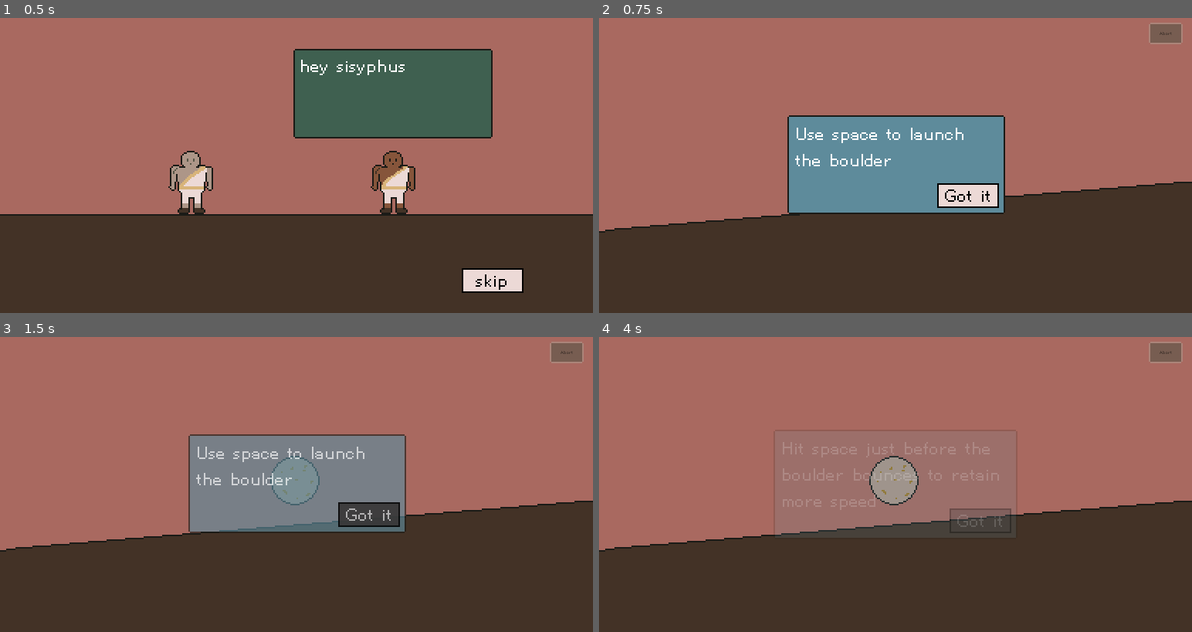
Above: before the commit, frames 1-4 (two rows, left to right).
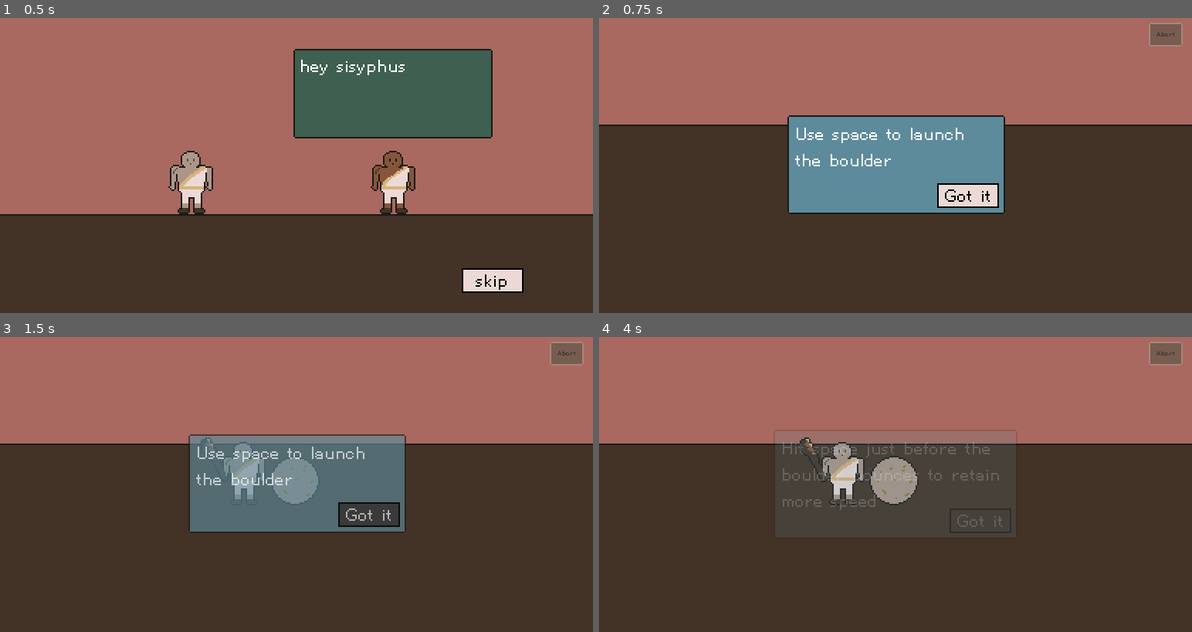
Above: after the commit, the same moments.

Repository: nolenroyalty/sisyphus-needs-a-nap
Game: Godot game, scene res://Intro/Intro.tscn
Two runs of this game, one before a commit and one after it. Both use one fixed random seed, a clock stepped at 60 frames per second and the inputs below.
Inputs:
- Up to frame 1 (0.5 s): no input
- Up to frame 2 (0.75 s): click "skip" at 0.5 s
- Up to frame 3 (1.5 s): click "Got it" at 1.25 s
- Up to frame 4 (4 s): click "Abort" at 2 s; click "Abort" at 2.75 s; click "Got it" at 3.5 s

Frame 1 is identical in both runs. In frame 2, 18% of the frame differs, in the area x 0-100%, y 4-73%; in frame 3, 26%; in frame 4, 27%.

Commit message:
wire up most achievements

Diff:
--- a/Flight/Flight.gd
+++ b/Flight/Flight.gd
@@ -1,6 +1,9 @@
 extends Node2D
 
+# I would fail someone in an interview if they chose names like this, but I'm
+# the boss now.
 var achievementDisplay = preload("res://UI/AchievementDisplay.tscn")
+var achievementShower = preload("res://UI/AchievementShower.tscn")
 
 export var GRAVITY = 120
 export var MAX_GRAVITY = 300
@@ -30,7 +33,6 @@
 onready var player = $Launch/Player
 onready var audioStreamPlayer : AudioStreamPlayer2D = $Boulder/BouncePlayer
 onready var bottom_bar : FlightBottomBar = $FlightBottomBar
-# onready var achievement_display = $AchievementDisplay
 
 enum SUPERBOUNCE_STATE {NONE, BOUNCING}
 enum SOUNDS { LAUNCH, BOUNCE, SUPERBOUNCE, PARACHUTE, SLINGSHOT, LAVA }
@@ -98,14 +100,22 @@
 	play_sound(SOUNDS.LAVA)
 
 func freeze_and_display_scores(aborted):
+	launch_state = LAUNCH_STATE.FROZEN
+	boulder.stop_animating()
+	var achievement_shower = achievementShower.instance()
+	add_child(achievement_shower)
+	# Avoid a race where maybe_display_achievements returns immediately,
+	# before we yield to its signal
+	achievement_shower.call_deferred("maybe_display_achievements")
+	yield(achievement_shower, "no_achievements_are_displayed")
+	achievement_shower.queue_free()
 	scoreScreen.set_title(aborted)
-	launch_state = LAUNCH_STATE.FROZEN
 	scoreScreen.tween_scores(flightscore.max_height(),
 	 flightscore.max_distance(),
 	 flightscore.duration())
 	scoreScreen.visible = true
 	flightscore.reset_scores(boulder)
-	boulder.stop_animating()
+
 	State.launch_day += 1
 
 func handle_abort():
@@ -114,7 +124,9 @@
 
 func handle_fact_display_gone():
 	launch_state = LAUNCH_STATE.AWAITING_LAUNCH
-	print("achievement display showing")
+	# If we just hide and show the achievement display the text for it doesn't
+	# show up but its collision boxes do? Worth debugging to understand godot
+	# but just instancing every time seems to fix it.
 	achievement_display = achievementDisplay.instance()
 	add_child(achievement_display)
 
@@ -127,9 +139,6 @@
 	_ignore = boulder.connect("boulder_clicked", self, "handle_boulder_clicked")
 	_ignore = text_display.connect("no_facts_are_displayed", self, "handle_fact_display_gone")
 
-	# Make it easy to move the boulder around for testing purposes and then snap it
-	# back to where it needs to be when we aren't testing
-	# boulder.position = Vector2(-1230, 448)
 	set_positions_for_current_block_height()
 
 	oil_remaining = State.oil_level
--- a/Flight/Flight.tscn
+++ b/Flight/Flight.tscn
@@ -1,11 +1,10 @@
-[gd_scene load_steps=19 format=2]
-
-[ext_resource path="res://Prototype Sprites/launch-prototype.png" type="Texture" id=1]
+[gd_scene load_steps=18 format=2]
+
+[ext_resource path="res://Flight/Sprites/launch-final.png" type="Texture" id=1]
 [ext_resource path="res://Boulder/Boulder.tscn" type="PackedScene" id=2]
 [ext_resource path="res://Terrain/SlopeGentle.tscn" type="PackedScene" id=3]
 [ext_resource path="res://Flight/Flight.gd" type="Script" id=4]
 [ext_resource path="res://UI/ScoreModal.tscn" type="PackedScene" id=5]
-[ext_resource path="res://Prototype Sprites/player-prototype.png" type="Texture" id=6]
 [ext_resource path="res://Flight/Platform.tscn" type="PackedScene" id=7]
 [ext_resource path="res://Terrain/SlopeModerate.tscn" type="PackedScene" id=8]
 [ext_resource path="res://Terrain/Flat.tscn" type="PackedScene" id=9]
@@ -31,7 +30,7 @@
 [node name="TextDisplay" parent="." instance=ExtResource( 17 )]
 
 [node name="Boulder" parent="." instance=ExtResource( 2 )]
-position = Vector2( 2367, 33 )
+position = Vector2( -1229, 448 )
 
 [node name="Camera2D" type="Camera2D" parent="Boulder"]
 position = Vector2( 1, 2 )
@@ -53,12 +52,6 @@
 texture = ExtResource( 1 )
 centered = false
 
-[node name="PlayerOld" type="Sprite" parent="Launch"]
-visible = false
-position = Vector2( 256, 476 )
-z_index = 1
-texture = ExtResource( 6 )
-
 [node name="PrimarySlope" type="StaticBody2D" parent="Launch"]
 collision_layer = 2
 
@@ -212,6 +205,13 @@
 margin_bottom = 798.0
 color = Color( 0.262745, 0.196078, 0.14902, 1 )
 
+[node name="ColorRect34" type="ColorRect" parent="Filler"]
+margin_left = 142.0
+margin_top = 796.0
+margin_right = 3218.0
+margin_bottom = 1169.0
+color = Color( 0.262745, 0.196078, 0.14902, 1 )
+
 [node name="ColorRect7" type="ColorRect" parent="Filler"]
 margin_left = 2958.0
 margin_top = 102.0
--- a/Flight/FlightScore.gd
+++ b/Flight/FlightScore.gd
@@ -7,6 +7,7 @@
 var distance = 0
 var height = 0
 var duration_in_frames = 0
+const LITTLE_REST_ACHIEVEMENT_DURATION = 15 * 60
 
 func reset_scores(boulder : Boulder):
 	distance = boulder.position.x
@@ -23,6 +24,10 @@
 	height = max(height, boulder.determine_height_above_ground())
 	duration_in_frames += 1
 
+	# This should clearly not be hardcoded, but meh
+	if duration_in_frames == LITTLE_REST_ACHIEVEMENT_DURATION:
+		State.achieve_if_we_havent_yet(State.ACHIEVEMENTS.A_LITTLE_REST)
+
 func max_distance():
 	return (distance - starting_x)
 
--- a/State/State.gd
+++ b/State/State.gd
@@ -67,6 +67,7 @@
 func achievement_was_displayed(achievement):
 	achievement_state[achievement] = ACHIEVEMENT_STATE.ALREADY_ACHIEVED
 	emit_signal("achievement_was_displayed", achievement)
+	rest += achievement_reward(achievement)
 
 func achievements_to_display():
 	var achievements_to_display = []
@@ -82,7 +83,7 @@
 		ACHIEVEMENTS.INTO_CAVE:
 			return "Explorer"
 		ACHIEVEMENTS.CAVE_BOTTOM:
-			return "Echo (echo) (echo)"
+			return "Echo Echo"
 		ACHIEVEMENTS.PASSED_CAVE:
 			return "Long Distance"
 		ACHIEVEMENTS.INTO_LAVA:
@@ -99,7 +100,7 @@
 func achievement_description(achievement):
 	match achievement:
 		ACHIEVEMENTS.A_LITTLE_REST:
-			return "Make 250 calmness from a single launch"
+			return "Achieve a launch duration of at least 15 seconds"
 		ACHIEVEMENTS.INTO_CAVE:
 			return "Enter the cave"
 		ACHIEVEMENTS.CAVE_BOTTOM:
@@ -147,4 +148,4 @@
 	for achievement in ACHIEVEMENTS.values():
 		achievement_state[achievement] = ACHIEVEMENT_STATE.NOT_YET_ACHIEVED
 
-	achievement_state[ACHIEVEMENTS.A_LITTLE_REST] = ACHIEVEMENT_STATE.ALREADY_ACHIEVED
+	# achievement_state[ACHIEVEMENTS.A_LITTLE_REST] = ACHIEVEMENT_STATE.JUST_ACHIEVED
--- a/Terrain/Lava.gd
+++ b/Terrain/Lava.gd
@@ -14,7 +14,7 @@
 
 func passed_lava(_b):
 	print("Passed Lava")
-	State.achieve_if_we_havent_yet(State.ACHIEVEMENTS.PAST_LAVA)
+	State.achieve_if_we_havent_yet(State.ACHIEVEMENTS.PASSED_LAVA)
 	emit_signal("passed_lava")
 
 func landmark_name():
--- a/UI/AchievementDisplay.tscn
+++ b/UI/AchievementDisplay.tscn
@@ -32,15 +32,15 @@
 text = "Achievements"
 align = 1
 
-[node name="AchievementText" parent="." instance=ExtResource( 1 )]
-margin_left = 123.0
-margin_top = 4.0
-margin_right = 261.0
-margin_bottom = 62.0
-
 [node name="WholeMouseArea" type="Area2D" parent="."]
 position = Vector2( 13, 0 )
 
 [node name="CollisionShape2D" type="CollisionShape2D" parent="WholeMouseArea"]
 position = Vector2( 317, 71.5 )
 shape = SubResource( 1 )
+
+[node name="AchievementText" parent="." instance=ExtResource( 1 )]
+margin_left = 108.0
+margin_top = 8.0
+margin_right = 254.0
+margin_bottom = 80.0
--- /dev/null
+++ b/UI/AchievementShower.gd
@@ -0,0 +1,26 @@
+extends CanvasLayer
+
+signal no_achievements_are_displayed()
+var shownAchievement = preload("res://UI/ShownAchievement.tscn")
+
+func maybe_display_achievements():
+	for achievement in State.achievement_state:
+		var state = State.achievement_state[achievement]
+		if state == State.ACHIEVEMENT_STATE.JUST_ACHIEVED:
+			var node = shownAchievement.instance()
+			node.init(achievement)
+			node.rect_position = Vector2(84, 43)
+			add_child(node)
+			print("yielding until achievement fades")
+			yield(node, "fade_complete")
+			yield(get_tree().create_timer(0.1), "timeout")
+			node.queue_free()
+			State.achievement_was_displayed(achievement)
+
+	print("no remaining achievements")
+	emit_signal("no_achievements_are_displayed")
+
+func _ready():
+	# We just use the guide to make sure we're setting our
+	# instanced nodes to the right position.
+	$Guide.hide()
--- /dev/null
+++ b/UI/AchievementShower.tscn
@@ -0,0 +1,17 @@
+[gd_scene load_steps=3 format=2]
+
+[ext_resource path="res://UI/ShownAchievement.tscn" type="PackedScene" id=1]
+[ext_resource path="res://UI/AchievementShower.gd" type="Script" id=2]
+
+[node name="AchievementShower" type="CanvasLayer"]
+script = ExtResource( 2 )
+
+[node name="Guide" parent="." instance=ExtResource( 1 )]
+anchor_left = 0.5
+anchor_top = 0.5
+anchor_right = 0.5
+anchor_bottom = 0.5
+margin_left = -108.0
+margin_top = -53.0
+margin_right = 108.0
+margin_bottom = 53.0
--- a/UI/AchievementSingle.gd
+++ b/UI/AchievementSingle.gd
@@ -8,20 +8,8 @@
 onready var completed = $Completed
 onready var checkmark = $Checkmark
 onready var mouse_area = $MouseArea
-# export (String, "little_rest", "into_cave", "cave_bottom", "passed_cave", "into_lava", "passed_lava", "passed_big_slope", "nap_achieved") var achievement_
-# onready var achievement = this_achievement()
 var achievement = null
 
-# func this_achievement():
-# 	match achievement_:
-# 		"little_rest": return State.ACHIEVEMENTS.A_LITTLE_REST
-# 		"into_cave": return State.ACHIEVEMENTS.INTO_CAVE
-# 		"cave_bottom": return State.ACHIEVEMENTS.CAVE_BOTTOM
-# 		"passed_cave": return State.ACHIEVEMENTS.PASSED_CAVE
-# 		"into_lava": return State.ACHIEVEMENTS.INTO_LAVA
-# 		"passed_lava": return State.ACHIEVEMENTS.PASSED_LAVA
-# 		"passed_big_slope": return State.ACHIEVEMENTS.PASSED_BIG_SLOPE
-# 		"nap_achieved": return State.ACHIEVEMENTS.NAP_ACHIEVED
 
 func complete(a):
 	if a == achievement:
@@ -30,7 +18,7 @@
 func achievement_description():
 	var reward = State.achievement_reward(achievement)
 	var description = State.achievement_description(achievement)
-	return "[Calmness: %s]\n%s" % [ reward, description]
+	return "[Rest: %s]\n%s" % [ reward, description]
 
 func mouse_entered():
 	emit_signal("achievement_moused_over", achievement)
--- a/UI/AchievementText.tscn
+++ b/UI/AchievementText.tscn
@@ -4,8 +4,8 @@
 [ext_resource path="res://UI/AchievementText.gd" type="Script" id=2]
 
 [node name="Control" type="Control"]
-margin_right = 138.0
-margin_bottom = 58.0
+margin_right = 146.0
+margin_bottom = 72.0
 script = ExtResource( 2 )
 
 [node name="Uncompleted" parent="." instance=ExtResource( 1 )]
@@ -23,7 +23,7 @@
 margin_top = 4.0
 margin_right = -4.0
 margin_bottom = -4.0
-text = "[Calmness: 100]
-Make 250 calmness from a single launch"
+text = "[Rest: 100]
+Achieve a launch duration of at least 10 seconds"
 align = 1
 autowrap = true
--- a/UI/FlightBottomBar.tscn
+++ b/UI/FlightBottomBar.tscn
@@ -8,7 +8,7 @@
 [ext_resource path="res://UI/Resources/NinepatchStyle.tres" type="StyleBox" id=6]
 
 [sub_resource type="DynamicFont" id=1]
-size = 4
+size = 6
 font_data = ExtResource( 5 )
 
 [node name="FlightBottomBar" type="CanvasLayer"]
--- a/UI/ScoreModal.gd
+++ b/UI/ScoreModal.gd
@@ -48,7 +48,8 @@
 
 func tween_scores(height_, distance_, duration_):
 	set_rest_visibility(0)
-	tween_components(height_, distance_, duration_)
+	# We divide distance by 10 because it looks too big otherwise.
+	tween_components(height_, distance_ / 10.0, duration_)
 	var rest = ScoreComputation.compute_rest(height_, distance_, duration_)
 	rest_value.text = str(rest)
 	State.add_rest(rest)
--- /dev/null
+++ b/UI/ShownAchievement.gd
@@ -0,0 +1,18 @@
+extends Control
+
+onready var button = $Button
+onready var animation_player = $AnimationPlayer
+signal fade_complete()
+
+func fade_away():
+	animation_player.play("fadeaway")
+	yield(animation_player, "animation_finished")
+	emit_signal("fade_complete")
+
+func init(achievement):
+	$AchievementCompleted.text = "'%s' Completed!" % State.achievement_text(achievement)
+	$Accomplishment.text = State.achievement_description(achievement)
+	$Reward.text = "Reward: %s rest" % State.achievement_reward(achievement)
+
+func _ready():
+	button.connect("pressed", self, "fade_away")
--- /dev/null
+++ b/UI/ShownAchievement.tscn
@@ -0,0 +1,122 @@
+[gd_scene load_steps=5 format=2]
+
+[ext_resource path="res://UI/AchievementCompleted.tscn" type="PackedScene" id=1]
+[ext_resource path="res://UI/ShownAchievement.gd" type="Script" id=2]
+
+[sub_resource type="Animation" id=1]
+length = 0.001
+tracks/0/type = "value"
+tracks/0/path = NodePath(".:modulate")
+tracks/0/interp = 1
+tracks/0/loop_wrap = true
+tracks/0/imported = false
+tracks/0/enabled = true
+tracks/0/keys = {
+"times": PoolRealArray( 0 ),
+"transitions": PoolRealArray( 1 ),
+"update": 0,
+"values": [ Color( 1, 1, 1, 1 ) ]
+}
+tracks/1/type = "value"
+tracks/1/path = NodePath(".:visible")
+tracks/1/interp = 1
+tracks/1/loop_wrap = true
+tracks/1/imported = false
+tracks/1/enabled = true
+tracks/1/keys = {
+"times": PoolRealArray( 0 ),
+"transitions": PoolRealArray( 1 ),
+"update": 0,
+"values": [ true ]
+}
+
+[sub_resource type="Animation" id=2]
+resource_name = "fadeaway"
+length = 0.5
+tracks/0/type = "method"
+tracks/0/path = NodePath(".")
+tracks/0/interp = 1
+tracks/0/loop_wrap = true
+tracks/0/imported = false
+tracks/0/enabled = true
+tracks/0/keys = {
+"times": PoolRealArray(  ),
+"transitions": PoolRealArray(  ),
+"values": [  ]
+}
+tracks/1/type = "value"
+tracks/1/path = NodePath(".:modulate")
+tracks/1/interp = 1
+tracks/1/loop_wrap = true
+tracks/1/imported = false
+tracks/1/enabled = true
+tracks/1/keys = {
+"times": PoolRealArray( 0, 0.5 ),
+"transitions": PoolRealArray( 1, 1 ),
+"update": 0,
+"values": [ Color( 1, 1, 1, 1 ), Color( 1, 1, 1, 0.0470588 ) ]
+}
+tracks/2/type = "value"
+tracks/2/path = NodePath(".:visible")
+tracks/2/interp = 1
+tracks/2/loop_wrap = true
+tracks/2/imported = false
+tracks/2/enabled = true
+tracks/2/keys = {
+"times": PoolRealArray( 0, 0.5 ),
+"transitions": PoolRealArray( 1, 1 ),
+"update": 1,
+"values": [ true, false ]
+}
+
+[node name="ShownAchievement" type="Control"]
+margin_right = 216.0
+margin_bottom = 106.0
+script = ExtResource( 2 )
+
+[node name="Completed" parent="." instance=ExtResource( 1 )]
+anchor_right = 1.0
+anchor_bottom = 1.0
+margin_right = 0.0
+margin_bottom = 0.0
+
+[node name="AchievementCompleted" type="Label" parent="."]
+anchor_right = 1.0
+anchor_bottom = 1.0
+margin_left = 5.0
+margin_top = 5.0
+margin_right = -5.0
+margin_bottom = -86.0
+text = "Achievement Completed!"
+align = 1
+autowrap = true
+
+[node name="Button" type="Button" parent="."]
+anchor_left = 1.0
+anchor_top = 1.0
+anchor_right = 1.0
+anchor_bottom = 1.0
+margin_left = -46.0
+margin_top = -20.0
+margin_right = -4.0
+margin_bottom = -4.0
+text = "Wahoo!"
+
+[node name="AnimationPlayer" type="AnimationPlayer" parent="."]
+anims/RESET = SubResource( 1 )
+anims/fadeaway = SubResource( 2 )
+
+[node name="Accomplishment" type="Label" parent="."]
+margin_left = 4.0
+margin_top = 27.0
+margin_right = 212.0
+margin_bottom = 92.0
+text = "Achieve a launch duration of at least 10 seconds"
+autowrap = true
+
+[node name="Reward" type="Label" parent="."]
+margin_left = 4.0
+margin_top = 77.0
+margin_right = 121.0
+margin_bottom = 91.0
+text = "Reward: 100 rest"
--- a/project.godot
+++ b/project.godot
@@ -64,8 +64,8 @@
 
 window/size/width=384
 window/size/height=192
-window/size/test_width=768
-window/size/test_height=384
+window/size/test_width=1152
+window/size/test_height=576
 window/stretch/mode="2d"
 window/stretch/aspect="keep"
 
Binary file added: Flight/Sprites/launch-final.png
Not shown, added: Flight/Sprites/launch-final.png.import
